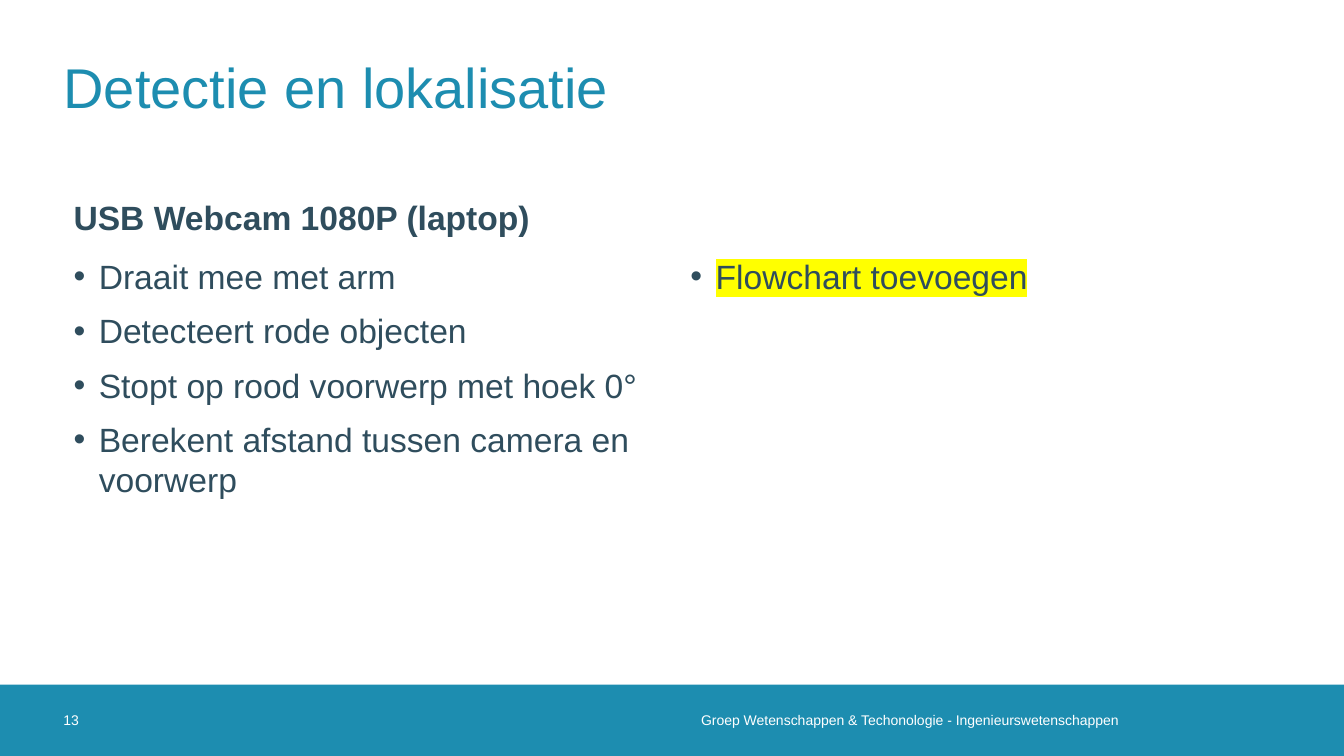
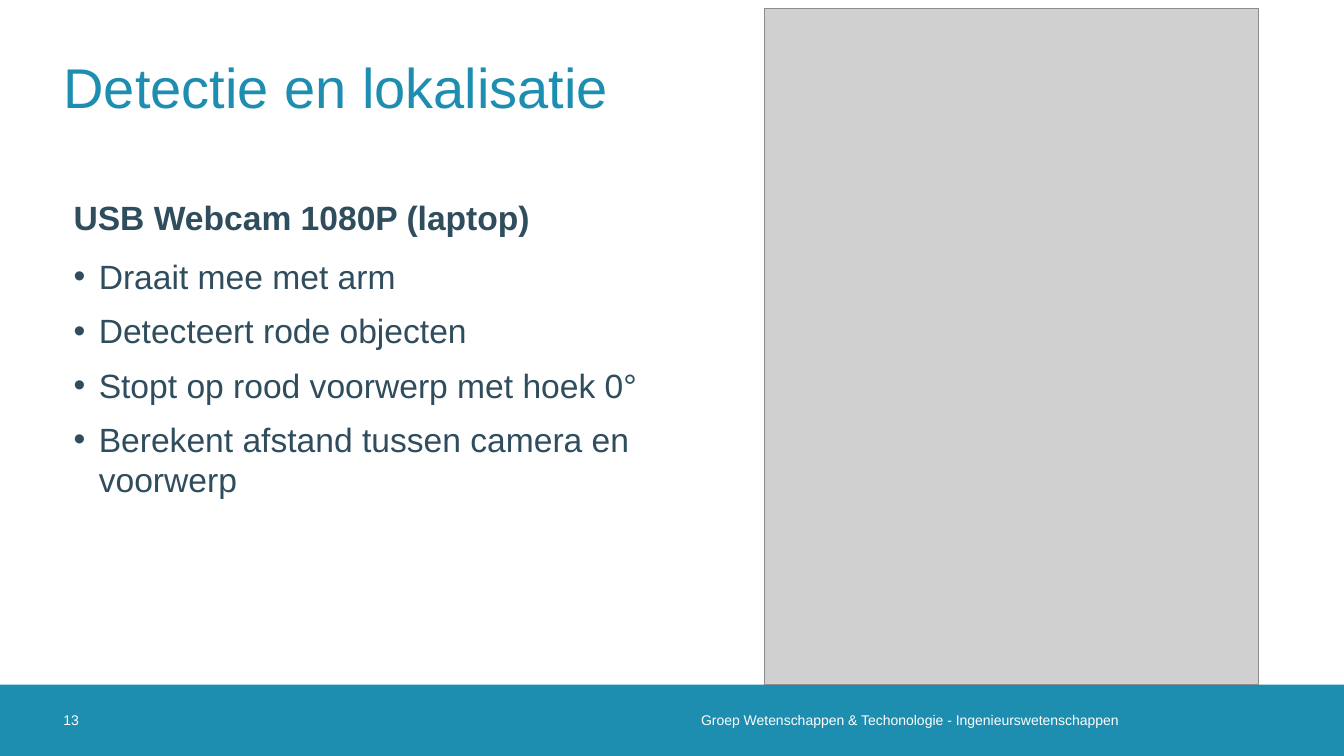
Before and after one commit to 2023-2022-KULAK-IW/2022_2023_Probleemoplossen_en_Ontwerpen_2, a slide deck: slide 13 of Tussentijdse Presentatie .pptx. Drawn at 1344x756 pixels with LibreOffice and Linux fonts; fonts in the diff are those of the drawing; grey boxes stand for pictures; background and template pictures are left out. Boxes give left, top, right and bottom in pixels: in the first picture for what was removed or moved away, otherwise in the second. Text is boxed around its words. In the diff, an @@ line names an element or a change of style, - is before the commit and + after.

```diff
--- a/Tussentijdse Presentatie .pptx
+++ b/Tussentijdse Presentatie .pptx
@@ picture added at box(765, 8, 1259, 684) @@
@@ text removed at box(716, 262, 1028, 296) @@
-• Flowchart toevoegen
```
Also in this commit, not shown: 6 other slides changed, 2 slides removed, 3 other files.
